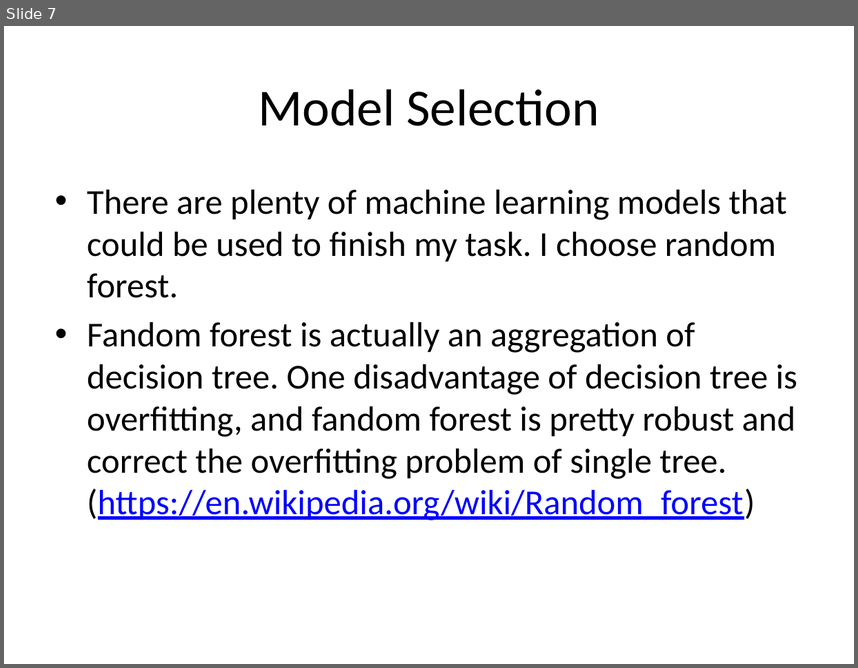
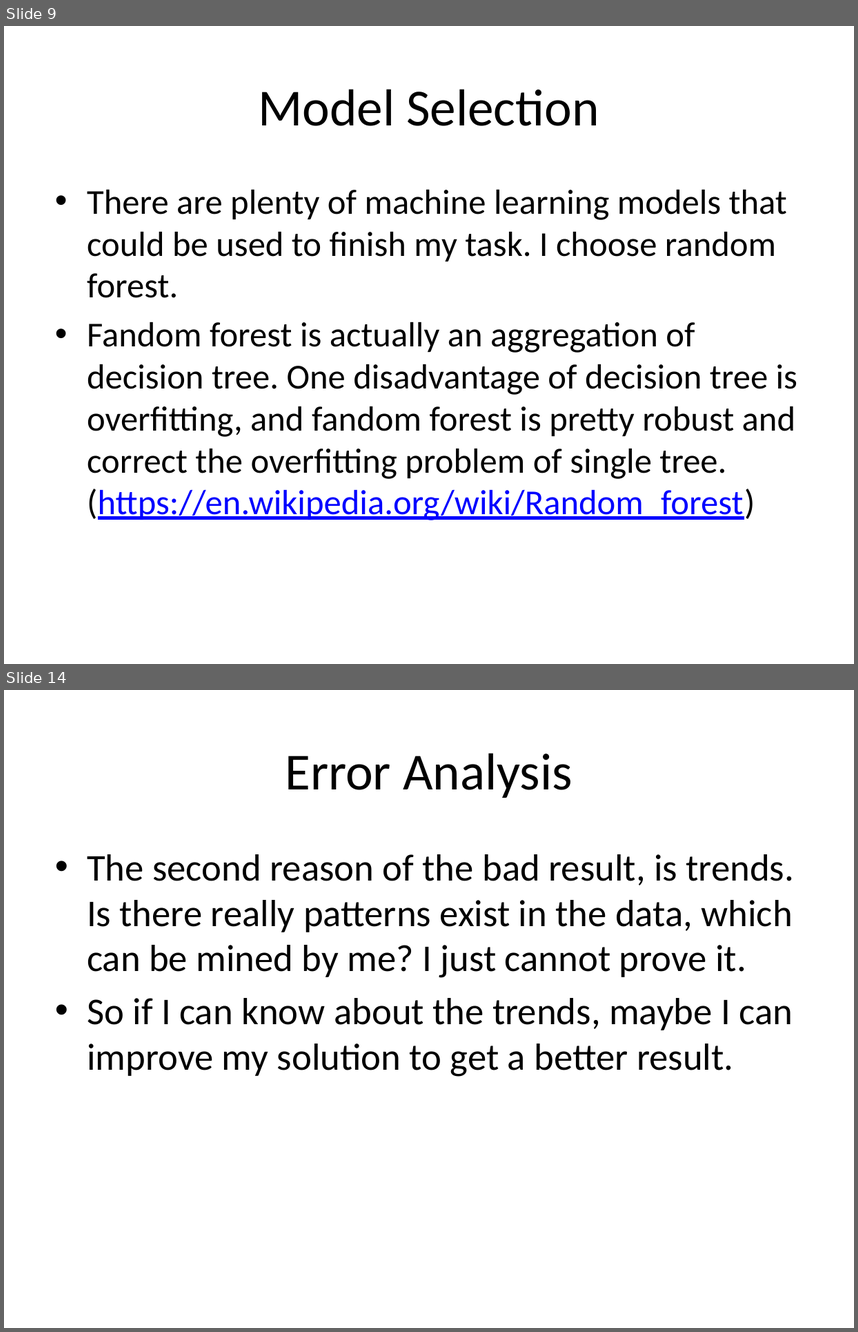
Before and after one commit to amaliujia/Foreign-Exchange, a slide deck: src/HW7/NonTechnical_Audience_Presentation.pptx. Shown one above the other, each under a label of ours: slide 7 before the commit, slides 9 and 14 after it; the slides between them are not shown. The pictures are 858x668 and 858x1332 pixels, drawn with LibreOffice and Linux fonts; fonts in the diff are those of the drawing. Boxes give left, top, right and bottom in pixels: in the first picture for what was removed or moved away, otherwise in the second. Text is boxed around its words. In the diff, an @@ line names an element or a change of style, - is before the commit and + after.

```diff
--- a/src/HW7/NonTechnical_Audience_Presentation.pptx
+++ b/src/HW7/NonTechnical_Audience_Presentation.pptx
@@ slide 14 added at [4, 690, 854, 1328], background #FFFFFF @@
@@ title added at [285, 753, 573, 798], 44 pt, text #000000 @@
+Error Analysis
@@ text added at [87, 854, 794, 1076], 32 pt, text #000000 @@
+• The second reason of the bad result, is trends. Is there really patterns exist in the data, which can be mined by me? I just cannot prove it.
+• So if I can know about the trends, maybe I can improve my solution to get a better result.
@@ what was slide 7 is now slide 9 @@
```
Also in this commit, not shown: 5 slides changed, 3 other slides added, 1 slide removed.
